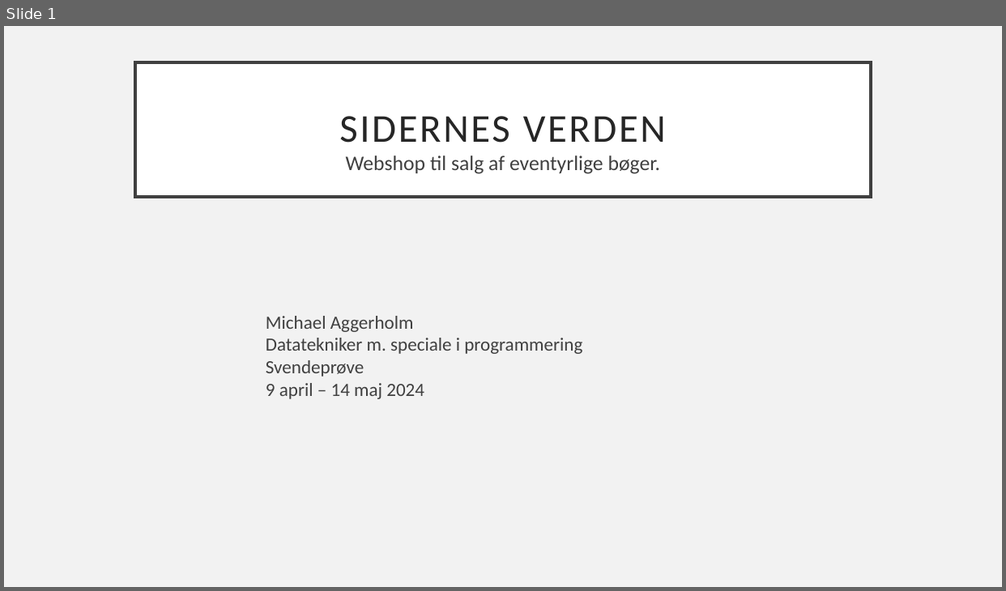
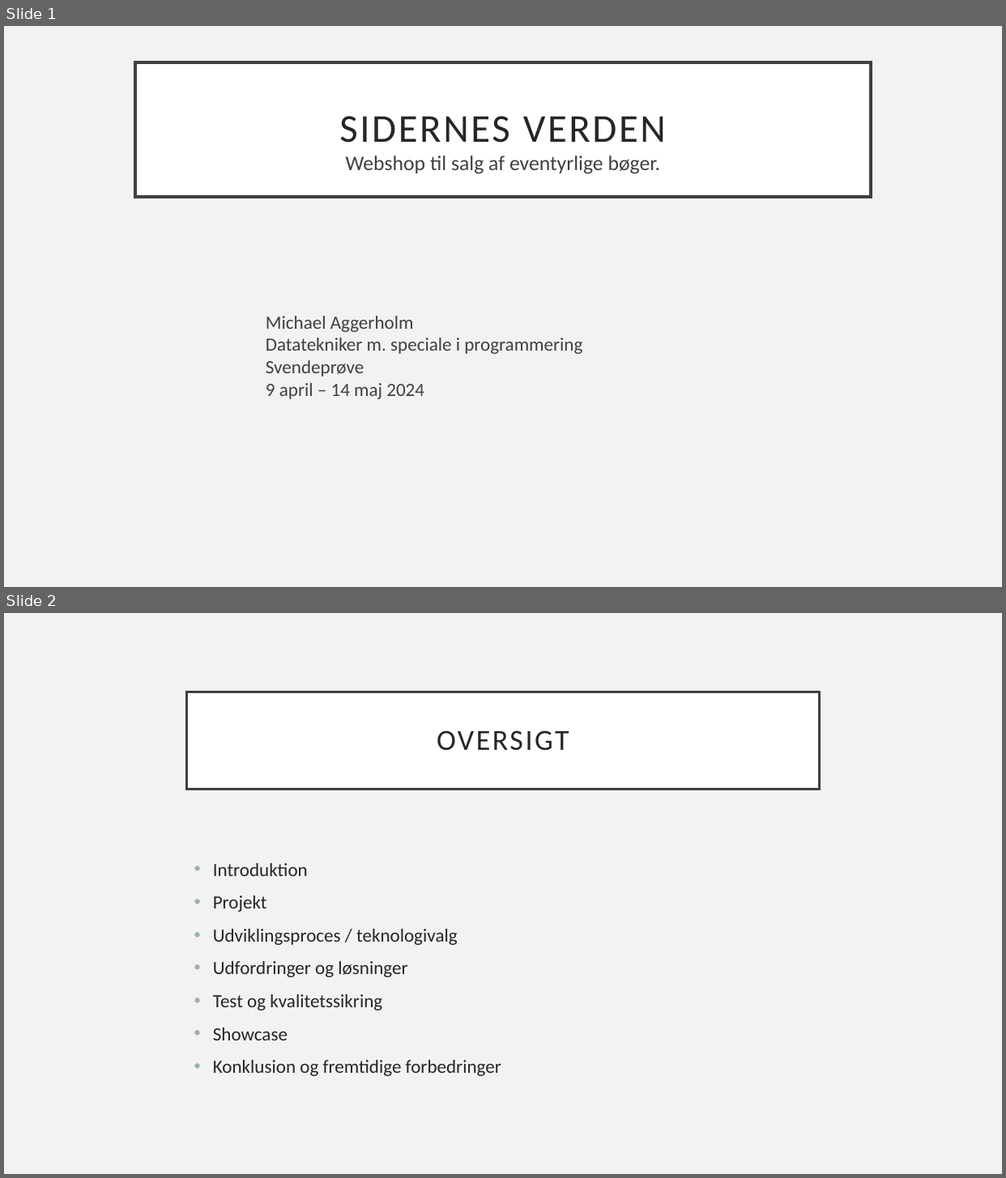
Before and after one commit to MichaelAggerholm/Apprentice_Test, a slide deck: Assets/Documents/Præsentation-sidernesVerden.pptx. Shown one above the other, each under a label of ours: slide 1 before the commit, slides 1 and 2 after it. The pictures are 1006x591 and 1006x1178 pixels, drawn with LibreOffice and Linux fonts; fonts in the diff are those of the drawing. Boxes give left, top, right and bottom in pixels: in the first picture for what was removed or moved away, otherwise in the second. Text is boxed around its words. In the diff, an @@ line names an element or a change of style, - is before the commit and + after.

```diff
--- a/Assets/Documents/Præsentation-sidernesVerden.pptx
+++ b/Assets/Documents/Præsentation-sidernesVerden.pptx
@@ slide 2 added at <box>4,613,1002,1174</box>, background #F2F2F2 @@
@@ title added at <box>187,692,819,789</box>, fill #FFFFFF, outline #404040 2.5 pt, 28 pt, text #262626 @@
+OVERSIGT
@@ text added at <box>213,863,501,1076</box>, 18 pt, text #262626 @@
+• Introduktion
+• Projekt
+• Udviklingsproces / teknologivalg
+• Udfordringer og løsninger
+• Test og kvalitetssikring
+• Showcase
+• Konklusion og fremtidige forbedringer
```
Also in this commit, not shown: 10 other slides added, 2 slides removed.
